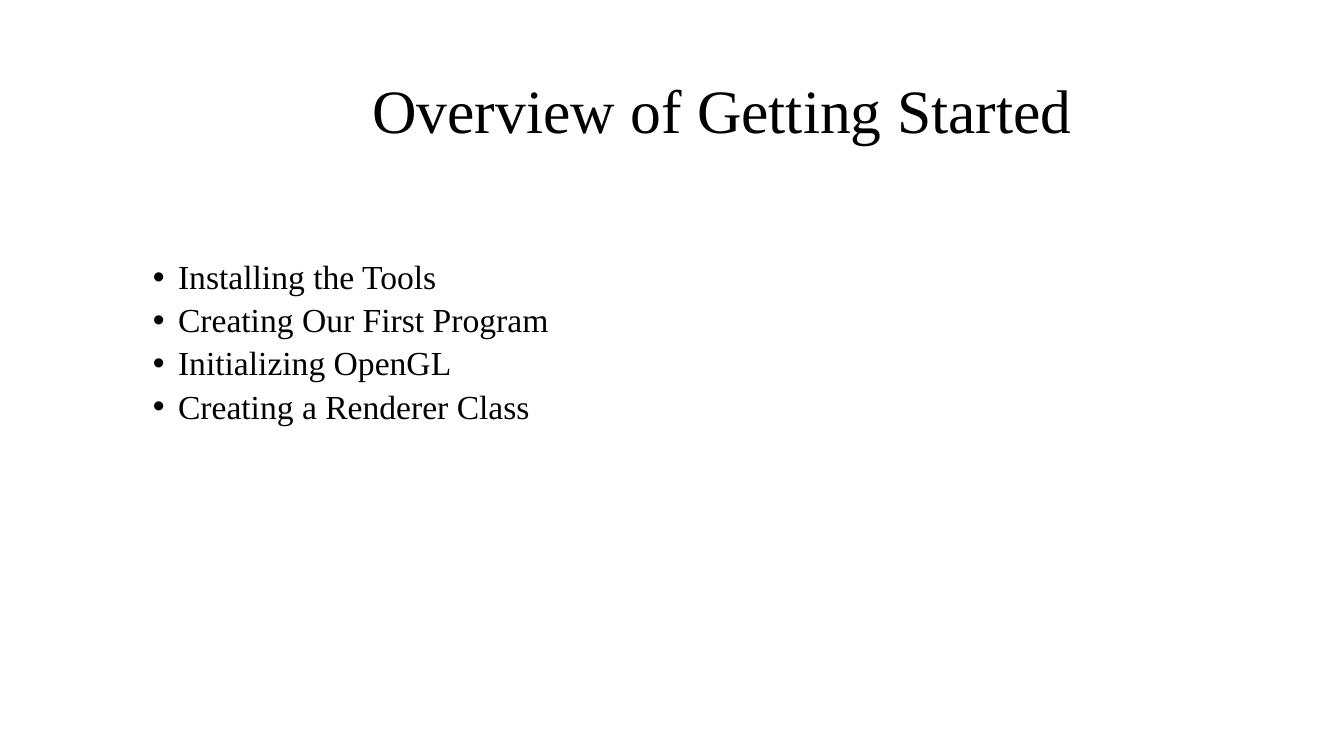
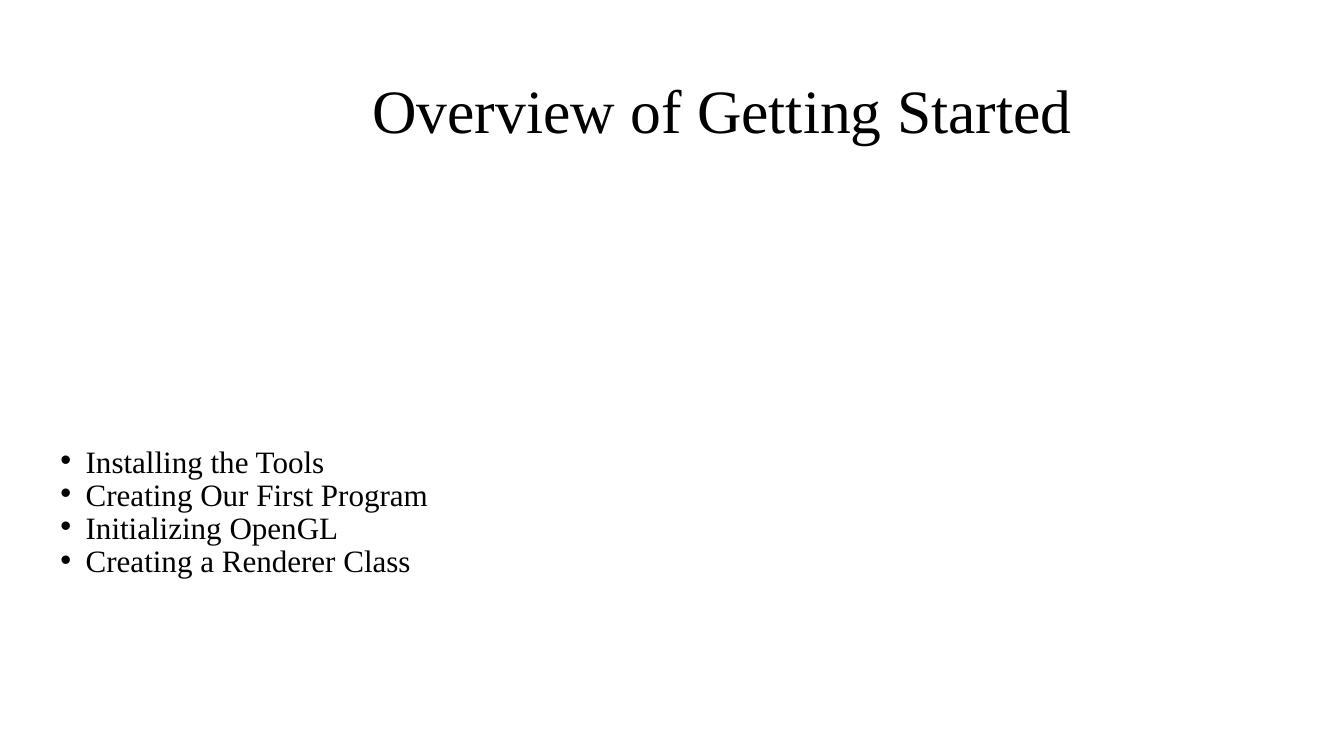
Before and after one commit to Jelabs/Training, a slide deck: slide 2 of Materials/opengl/OPEN GL GETTING STARTED.pptx. Drawn at 1344x756 pixels with LibreOffice and Linux fonts; fonts in the diff are those of the drawing. Boxes give left, top, right and bottom in pixels: in the first picture for what was removed or moved away, otherwise in the second. Text is boxed around its words. In the diff, an @@ line names an element or a change of style, - is before the commit and + after.

Commit message:
Update the opengl getting started..........

```diff
--- a/Materials/opengl/OPEN GL GETTING STARTED.pptx
+++ b/Materials/opengl/OPEN GL GETTING STARTED.pptx
@@ subtitle "Installing the Tools": place and size @@
-subtitle "Installing the Tools" at box(178, 265, 549, 425)
+subtitle "Installing the Tools" at box(86, 451, 428, 578)
@@ subtitle "Installing the Tools" at box(86, 451, 428, 578): size 24 to 22.2 pt; line spacing 0.9 to 0.7 @@
```
